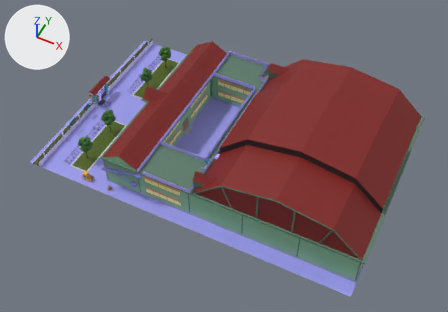
Two versions of the Blender file Materials/MapLevel11.blend, one commit apart.
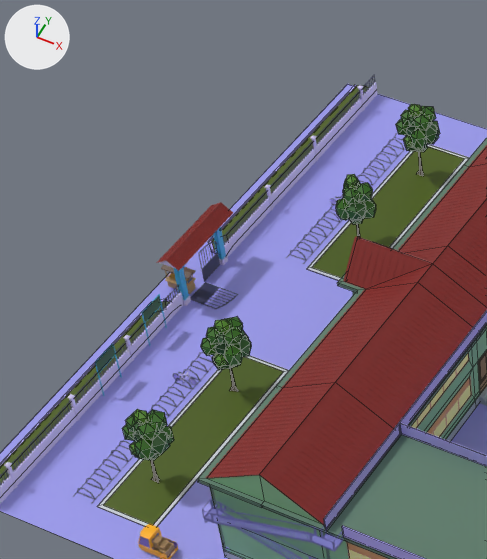
Each version is shown whole from a 50 mm lens placed at (76.3, -63.2, 100.3), pointed at (37.3, 14.7, 3.0), then close up on the part from 9% to 41% of the width and 5% to 58% of the height. The axes (+X, +Y, +Z) are drawn at upper left. The lights are the same throughout. The first two pictures are the older version. The close-ups show mesh edges as thin lines.

Before the edit, the objects in view are built like this:
```python
ob_schoolbuildingfence_002 = bpy.data.objects.new('SchoolBuildingFence.002', me_cube_042)
ob_schoolbuildingfence_002.parent = ob_schoolbuilding
ob_schoolbuildingfence_002.location = (17.62, 24.75, -0.142)
ob_treemidle = bpy.data.objects.new('TreeMidle', me_cylinder)
ob_treemidle.location = (10.12, 36.93, 0.04)
ob_treemidle_001 = bpy.data.objects.new('TreeMidle.001', me_cylinder_001)
ob_treemidle_001.location = (10.12, 28.29, 0.04)
ob_treemidle_001.rotation_euler = (0.0, 0.0, -0.903)  # degrees (0, 0, -52)
ob_treemidle_002 = bpy.data.objects.new('TreeMidle.002', me_cylinder_003)
ob_treemidle_002.location = (10.12, 12.35, 0.04)
ob_treemidle_002.rotation_euler = (0.0, 0.0, 0.403)  # degrees (0, 0, 23)
ob_treemidle_003 = bpy.data.objects.new('TreeMidle.003', me_cylinder_004)
ob_treemidle_003.location = (10.12, 3.37, 0.04)
ob_treemidle_003.rotation_euler = (0.0, 0.0, -0.0966)  # degrees (0, 0, -5.5)
# also in view: 'BuildingStair.002' at (22.5, -0.8, 5.3); 'Grass.001' at (10.2, 7.7, 0.0); 'SchoolBuildingFence.007' at (26.0, 20.0, 7.9); 'SchoolBuildingFence.001' at (31.2, 8.2, 7.9); 'SchoolGateRoof.001' at (21.6, 20.1, 8.6)
```
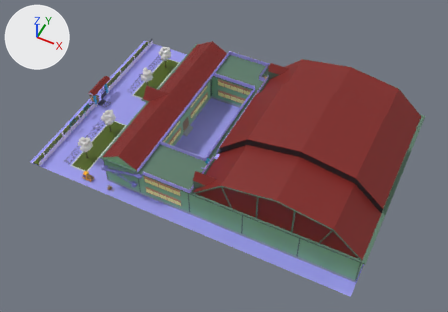
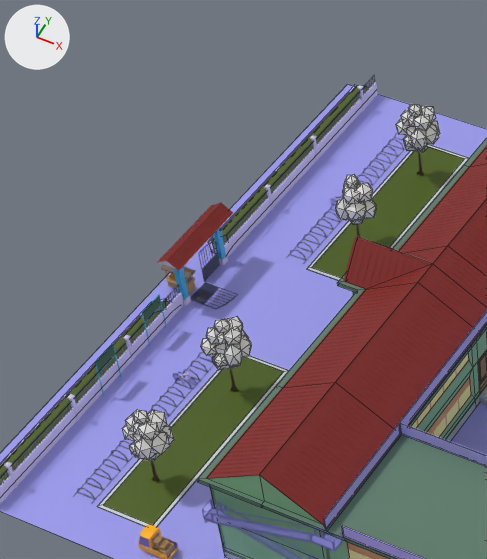
What changed in the scene script:
```text
Change me_cylinder:
    used by ob_treemidle; location = (10.12, 36.93, 0.04)
    remove me_cylinder.from_pydata(...)  # 192 vertices, 290 faces; spans x -1.66..1.69, y -1.33..1.42, z 0.0..6.45
    add me_cylinder.from_pydata(...)  # 156 vertices, 260 faces; spans x -1.66..1.69, y -1.33..1.42, z 2.09..6.45
    me_cylinder part 1: 260 faces spanning x -1.66..1.69, y -1.33..1.42, z 2.09..6.45 switch from mat_materialmap (picture img_colorpalete_duel_32x_png) to no material
    edits to the shape of me_cylinder do not show in these pictures
Change me_cylinder_001:
    used by ob_treemidle_001; location = (10.12, 28.29, 0.04); rotation_euler = (0.0, 0.0, -0.903), in degrees (0, 0, -52)
    remove me_cylinder_001.from_pydata(...)  # 192 vertices, 290 faces; spans x -1.66..1.69, y -1.33..1.42, z 0.0..6.45
    add me_cylinder_001.from_pydata(...)  # 156 vertices, 260 faces; spans x -1.66..1.69, y -1.33..1.42, z 2.09..6.45
    me_cylinder_001 part 2: 260 faces spanning x -1.66..1.69, y -1.33..1.42, z 2.09..6.45 switch from mat_materialmap (picture img_colorpalete_duel_32x_png) to no material
    edits to the shape of me_cylinder_001 do not show in these pictures
Change me_cylinder_003:
    used by ob_treemidle_002; location = (10.12, 12.35, 0.04); rotation_euler = (0.0, 0.0, 0.403), in degrees (0, 0, 23)
    remove me_cylinder_003.from_pydata(...)  # 192 vertices, 290 faces; spans x -1.66..1.69, y -1.33..1.42, z 0.0..6.45
    add me_cylinder_003.from_pydata(...)  # 156 vertices, 260 faces; spans x -1.66..1.69, y -1.33..1.42, z 2.09..6.45
    me_cylinder_003 part 3: 260 faces spanning x -1.66..1.69, y -1.33..1.42, z 2.09..6.45 switch from mat_materialmap (picture img_colorpalete_duel_32x_png) to no material
    edits to the shape of me_cylinder_003 do not show in these pictures
Change me_cylinder_004:
    used by ob_treemidle_003; location = (10.12, 3.37, 0.04); rotation_euler = (0.0, 0.0, -0.0966), in degrees (0, 0, -5.5)
    remove me_cylinder_004.from_pydata(...)  # 192 vertices, 290 faces; spans x -1.66..1.69, y -1.33..1.42, z 0.0..6.45
    add me_cylinder_004.from_pydata(...)  # 156 vertices, 260 faces; spans x -1.66..1.69, y -1.33..1.42, z 2.09..6.45
    me_cylinder_004 part 4: 260 faces spanning x -1.66..1.69, y -1.33..1.42, z 2.09..6.45 switch from mat_materialmap (picture img_colorpalete_duel_32x_png) to no material
    edits to the shape of me_cylinder_004 do not show in these pictures
```

Boxes [x1, y1, x2, y2] around the edits, measured in the close-ups (487 x 559 px):
'TreeMidle.003', reshaped (29% shorter): before [122, 409, 174, 483]; after [122, 409, 174, 461]
'TreeMidle.002', reshaped (28% shorter): before [201, 317, 252, 391]; after [201, 317, 252, 370]
'TreeMidle', reshaped (33% shorter): before [396, 104, 440, 176]; after [396, 104, 440, 152]
'TreeMidle.001', reshaped: before [336, 174, 376, 237]; after [336, 174, 376, 225]
part 1 of me_cylinder, recoloured (green to white): [396, 104, 440, 152] in both
part 2 of me_cylinder_001, recoloured (green to white): [336, 174, 376, 225] in both
part 3 of me_cylinder_003, recoloured (green to white): [201, 317, 252, 370] in both
part 4 of me_cylinder_004, recoloured (green to white): [122, 409, 174, 461] in both
